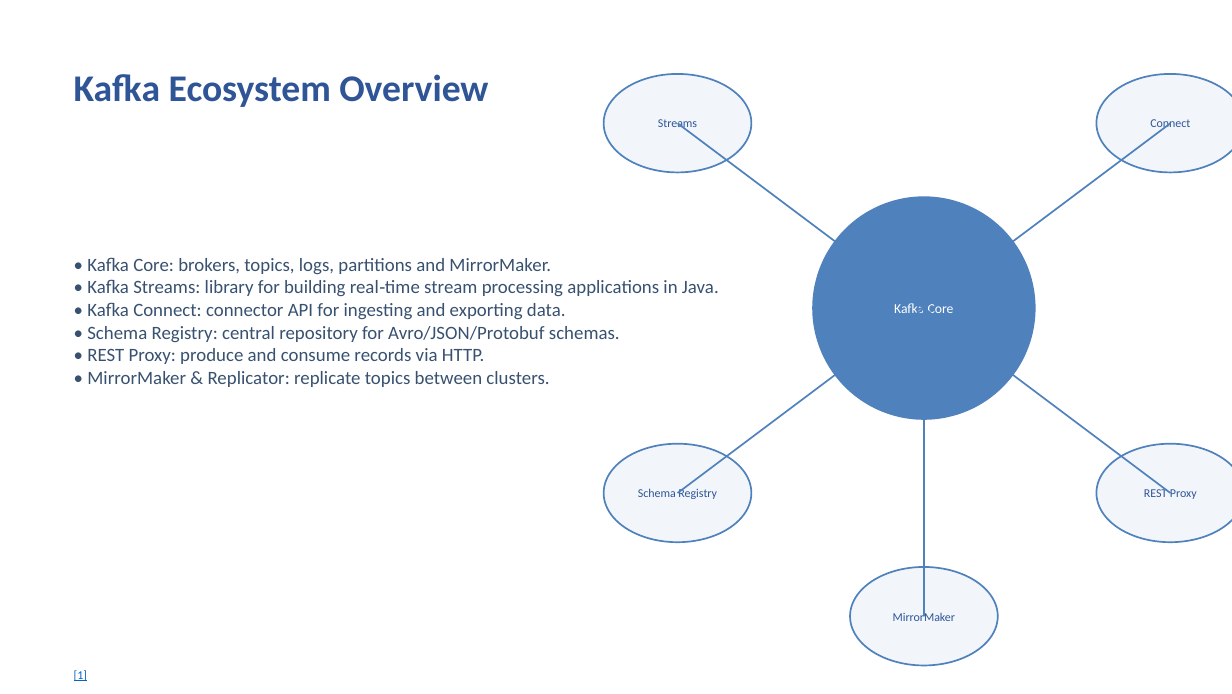
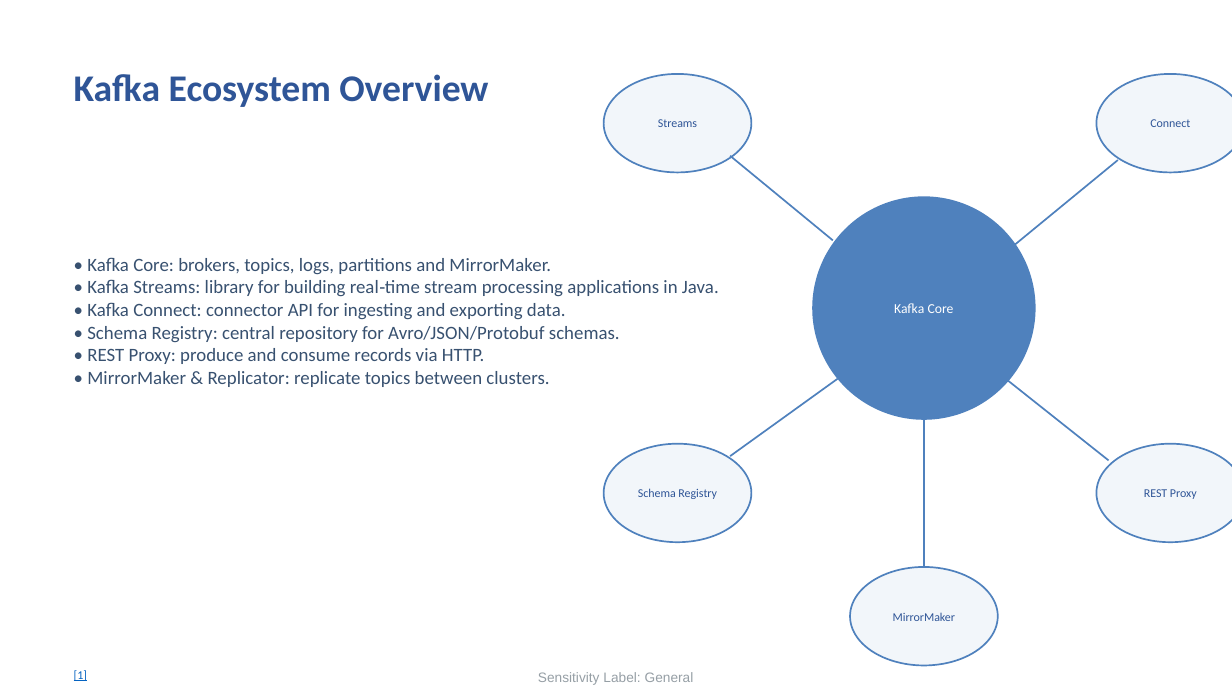
Before and after one commit to Icynima/Medallion-pipeline, a slide deck: slide 66 of Week_01/Day_03/Slides/Day_03_Slides.pptx (slide 60 before the commit). Drawn at 1232x694 pixels with LibreOffice and Linux fonts; fonts in the diff are those of the drawing. Boxes give left, top, right and bottom in pixels: in the first picture for what was removed or moved away, otherwise in the second. Text is boxed around its words. In the diff, an @@ line names an element or a change of style, - is before the commit and + after.

```diff
--- a/Week_01/Day_03/Slides/Day_03_Slides.pptx
+++ b/Week_01/Day_03/Slides/Day_03_Slides.pptx
@@ line moved from (924, 308) - (678, 123) to (833, 240) - (731, 155) @@
@@ line moved from (924, 308) - (1170, 123) to (1015, 244) - (1117, 160) @@
@@ line moved from (924, 308) - (678, 493) to (838, 378) - (731, 456) @@
@@ line moved from (924, 308) - (1170, 493) to (1005, 378) - (1109, 461) @@
@@ line moved from (924, 308) - (924, 616) to (924, 419) - (924, 567) @@
@@ text added at (x1=538, y1=672, x2=694, y2=685), 8 pt, text #2E404D at 50% opacity @@
+Sensitivity Label: General
```
Also in this commit, not shown: 70 other slides changed, 7 slides added, 1 slide removed, 5 other files.
